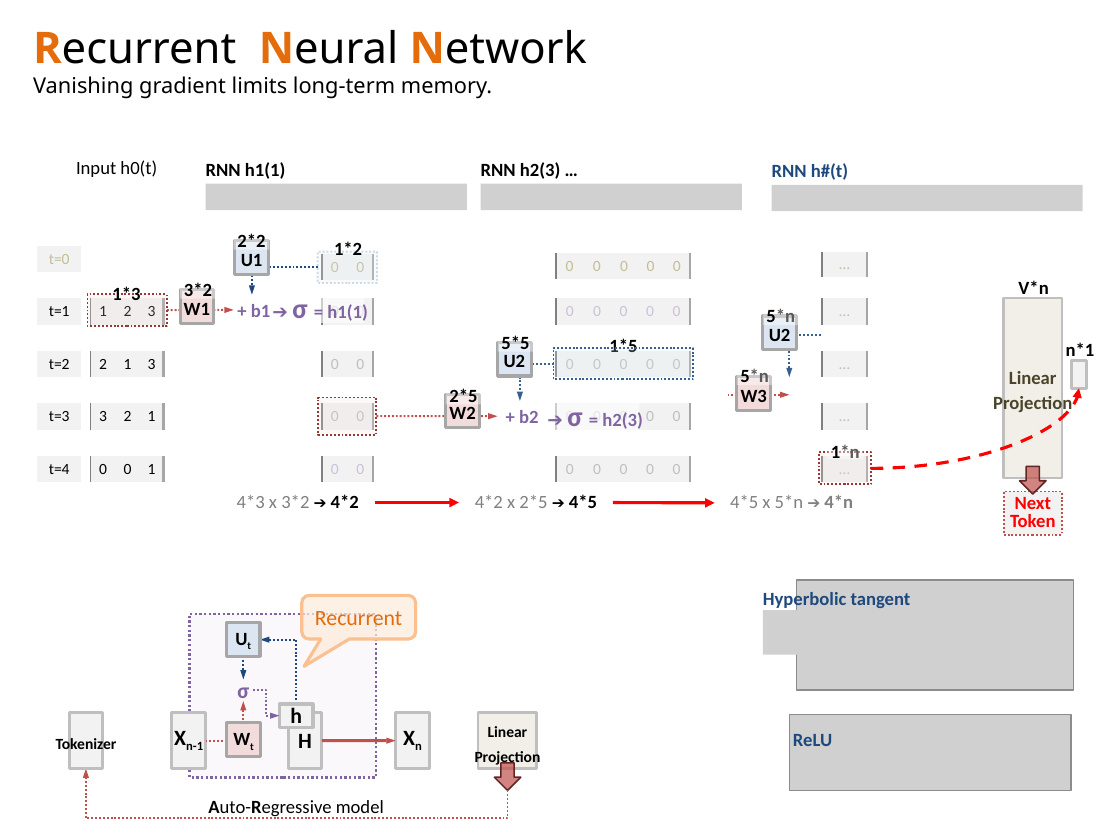
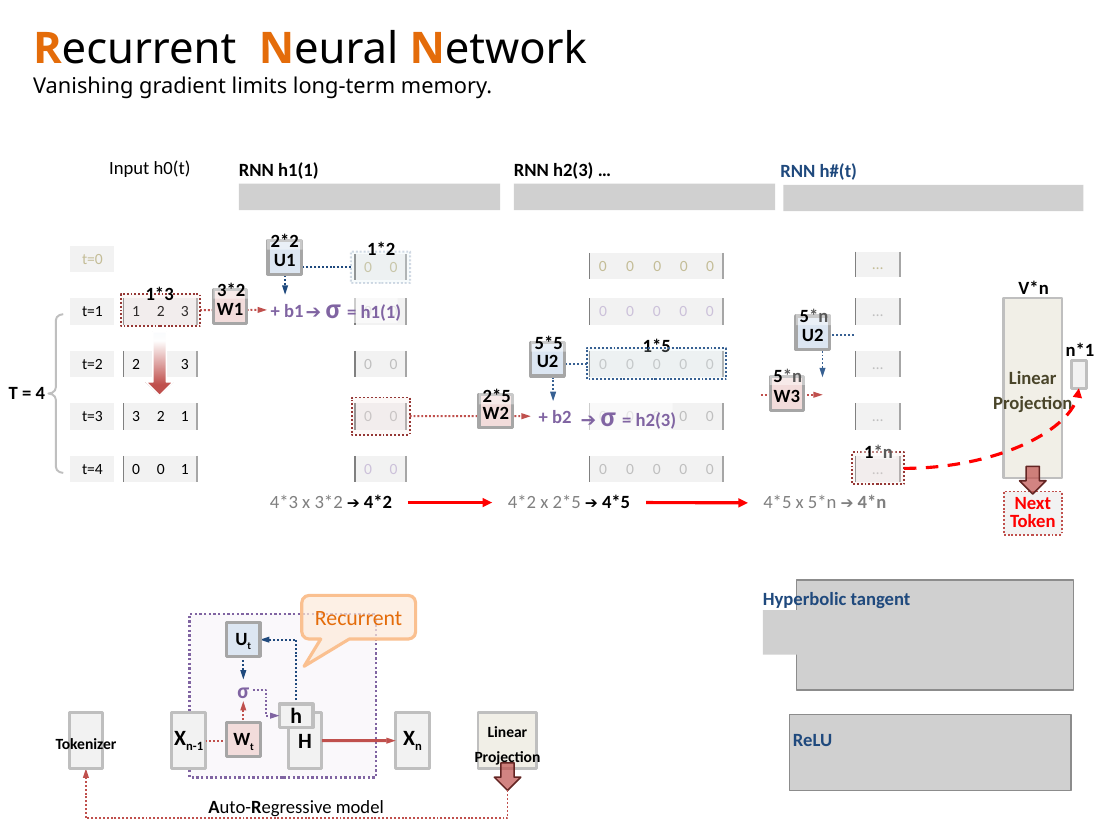
Before and after one commit to navibator/crazy-ai, a slide deck: slide 1 of temp.pptx. Drawn at 1120x840 pixels with LibreOffice and Linux fonts; fonts in the diff are those of the drawing; grey boxes stand for pictures. Boxes give left, top, right and bottom in pixels: in the first picture for what was removed or moved away, otherwise in the second. Text is boxed around its words. In the diff, an @@ line names an element or a change of style, - is before the commit and + after.

```diff
--- a/temp.pptx
+++ b/temp.pptx
@@ text "RNN h#(t)": place and size @@
-text "RNN h#(t)" at bbox=[772, 163, 848, 180]
+text "RNN h#(t)" at bbox=[780, 163, 857, 180]
@@ picture: place and size @@
-picture at bbox=[772, 185, 1083, 212]
+picture at bbox=[784, 185, 1084, 212]
@@ left brace added at bbox=[48, 315, 63, 474], outline #BFBFBF 1.25 pt @@
@@ 16 rectangles, 13 texts, 7 tables, 4 arrows, 2 pictures, 2 elbow arrows: place and size @@
-16 rectangles, 13 texts, 7 tables, 4 arrows, 2 pictures, 2 elbow arrows at bbox=[37, 160, 870, 508]
+16 rectangles, 13 texts, 7 tables, 4 arrows, 2 pictures, 2 elbow arrows at bbox=[71, 160, 904, 508]
@@ down arrow added at bbox=[146, 332, 172, 395], fill gradient #F6F9FC to #FFFFFF to #C0504D, outline #C0504D 1 pt @@
@@ text added at bbox=[9, 387, 45, 399], 12 pt, text #000000, bold @@
+T = 4
@@ curved arrow moved from (870, 468) - (1079, 389) to (904, 468) - (1079, 389) @@
@@ 2 rectangles, 1 table, 1 elbow arrow, 1 arrow: place and size @@
-2 rectangles, 1 table, 1 elbow arrow, 1 arrow at bbox=[91, 298, 864, 482]
+2 rectangles, 1 table, 1 elbow arrow, 1 arrow at bbox=[123, 298, 896, 482]
```
Also in this commit, not shown: 5 other slides changed.
